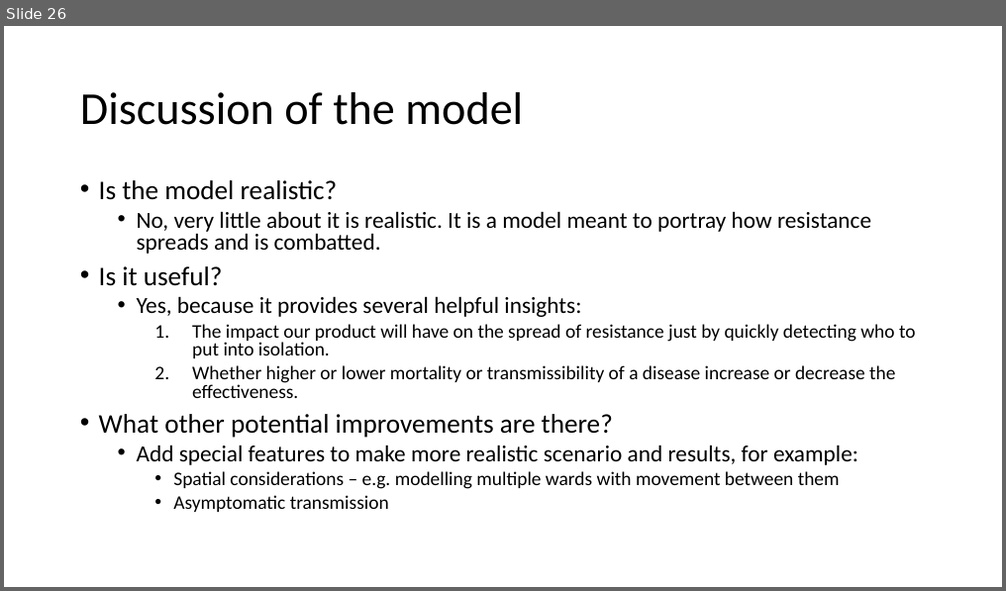
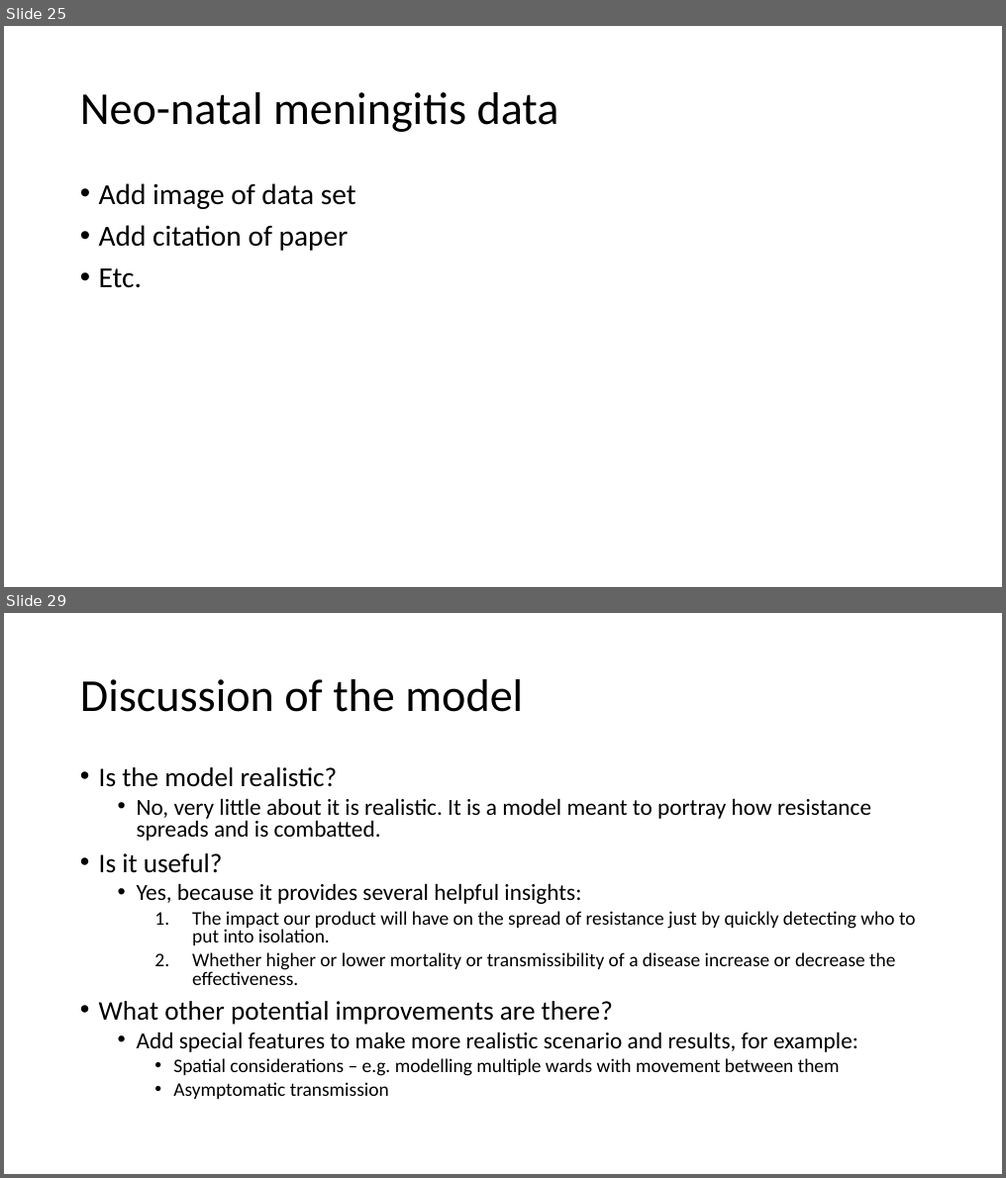
Before and after one commit to EdmundGoodman/Warwick_modelling, a slide deck: modelling_presentation/ComputerModellingPresentation.pptx. Shown one above the other, each under a label of ours: slide 26 before the commit, slides 25 and 29 after it; the slides between them are not shown. The pictures are 1006x591 and 1006x1178 pixels, drawn with LibreOffice and Linux fonts; fonts in the diff are those of the drawing. Boxes give left, top, right and bottom in pixels: in the first picture for what was removed or moved away, otherwise in the second. Text is boxed around its words. In the diff, an @@ line names an element or a change of style, - is before the commit and + after.

```diff
--- a/modelling_presentation/ComputerModellingPresentation.pptx
+++ b/modelling_presentation/ComputerModellingPresentation.pptx
@@ slide 25 added at (4, 26, 1002, 587), background #FFFFFF @@
@@ title added at (80, 92, 559, 132), 44 pt, text #000000 @@
+Neo-natal meningitis data
@@ text added at (99, 183, 356, 288), 28 pt, text #000000 @@
+• Add image of data set
+• Add citation of paper
+• Etc.
@@ what was slide 26 is now slide 29 @@
```
Also in this commit, not shown: 6 slides changed, 7 other slides added, 5 slides removed, 1 other file.
